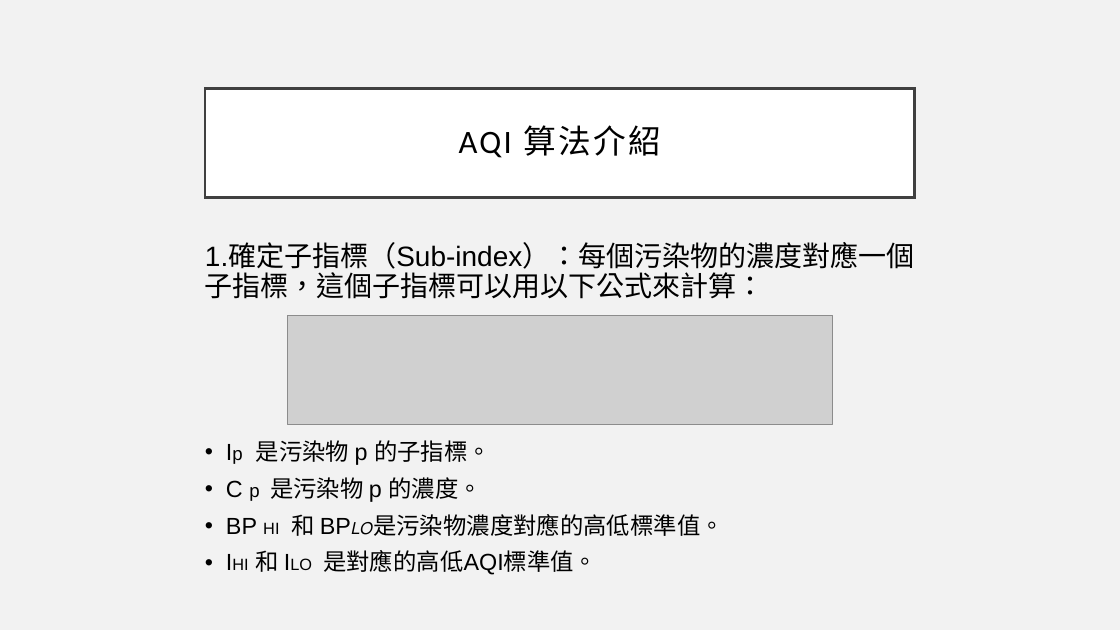
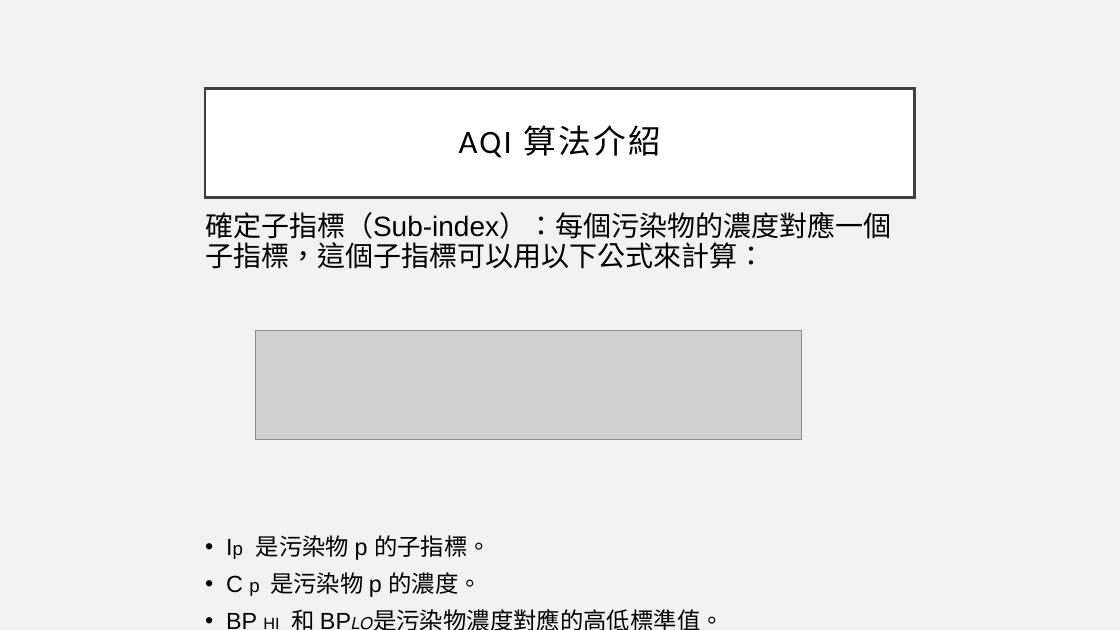
Before and after one commit to jasonfghx/lilicoco, a slide deck: slide 5 of 大學生/空氣品質與癌症之間的關聯.pptx. Drawn at 1120x630 pixels with LibreOffice and Linux fonts; fonts in the diff are those of the drawing; grey boxes stand for pictures. Boxes give left, top, right and bottom in pixels: in the first picture for what was removed or moved away, otherwise in the second. Text is boxed around its words. In the diff, an @@ line names an element or a change of style, - is before the commit and + after.

```diff
--- a/大學生/空氣品質與癌症之間的關聯.pptx
+++ b/大學生/空氣品質與癌症之間的關聯.pptx
@@ text at (205,212,891,269): text changed @@
-1.確定子指標（Sub-index）：每個污染物的濃度對應一個子指標，這個子指標可以用以下公式來計算：
+確定子指標（Sub-index）：每個污染物的濃度對應一個子指標，這個子指標可以用以下公式來計算：
@@ text "確定子指標（Sub-index）：每個污染物的濃度對應一個子指標，這個子指標可以用以下公式來計算：": place and size @@
-text "確定子指標（Sub-index）：每個污染物的濃度對應一個子指標，這個子指標可以用以下公式來計算：" at (205,244,914,575)
+text "確定子指標（Sub-index）：每個污染物的濃度對應一個子指標，這個子指標可以用以下公式來計算：" at (205,212,891,630)
@@ picture: place and size @@
-picture at (287,315,833,424)
+picture at (255,331,802,440)
```
Also in this commit, not shown: 9 other slides changed, 2 slides added.
